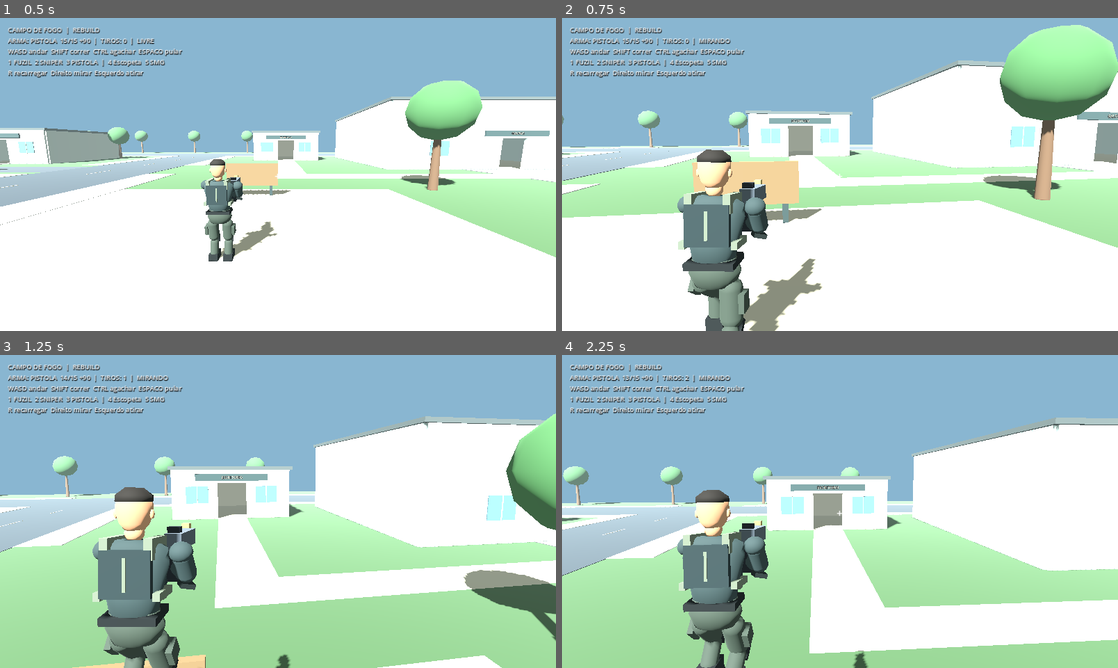
Above: before the commit, frames 1-4 (two rows, left to right).
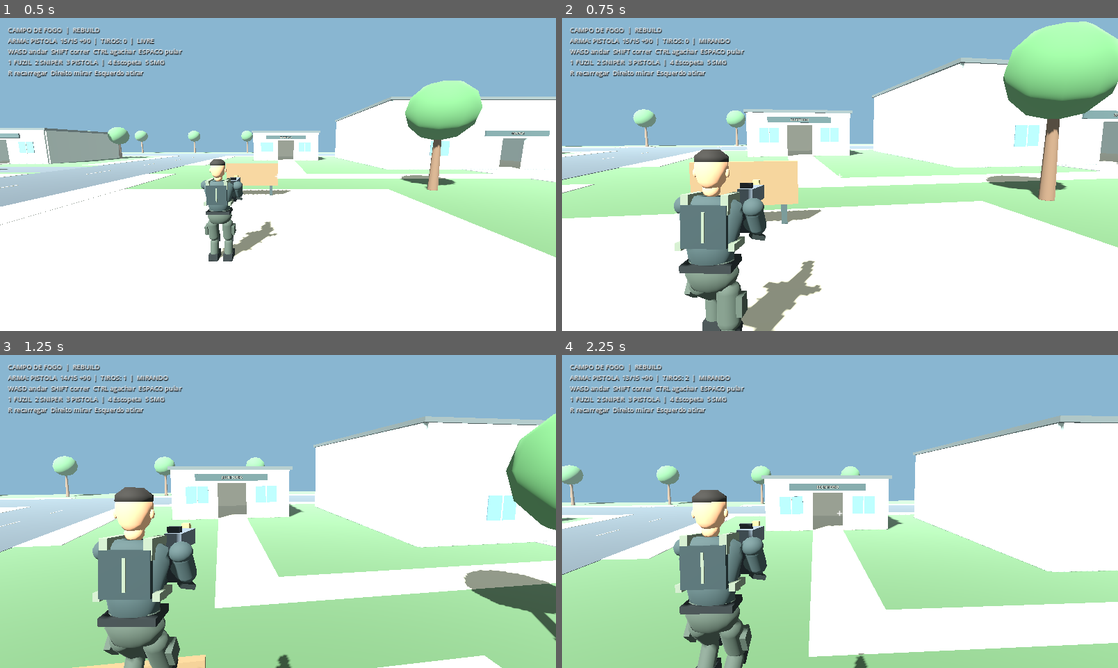
Above: after the commit, the same moments.

Repository: jaime66fla-crypto/gameteste
Game: Godot game, scene res://scenes/main.tscn
Same seed, same stepped clock (60 frames per second), same inputs: the game is played once before the commit and once after it.
Inputs (mouse positions are in pixels of both pictures, inside the frame that each line leads up to):
- Up to frame 1 (0.5 s): no input
- Up to frame 2 (0.75 s): tap Enter at 0.5 s; move the mouse to (867, 174) at 0.52 s; hold W (move_forward) from 0.53 s (still down); hold Right mouse button (aim) from 0.53 s (still down)
- Up to frame 3 (1.25 s): keep holding W (move_forward); keep holding Right mouse button (aim); tap Space (jump) at 0.77, 1.07 s; click (305, 511) at 0.8 s
- Up to frame 4 (2.25 s): keep holding W (move_forward); move the mouse to (812, 511) at 1.27 s; release Right mouse button (aim) at 1.28 s; click (812, 511) at 1.35 s; tap Space (jump) at 1.52, 1.82 s; right-click (812, 511) at 1.55 s; move the mouse to (851, 505) at 2.02 s; hold Right mouse button (aim) from 2.03 s (still down)

Frame 1 is identical in both runs. In frame 2, 6.2% of the frame differs, in the area x 0-100%, y 1-100%; in frame 3, less than 0.1%; in frame 4, 4.8%.

Commit message:
feat(godot): add closed sniper optic with adjustable real 4x-8x zoom

Diff:
--- a/godot/scripts/main.gd
+++ b/godot/scripts/main.gd
@@ -2,10 +2,12 @@
 
 const PlayerScript = preload("res://scripts/player.gd")
 const WorldPolishScript = preload("res://scripts/world_polish.gd")
+const ScopeScript = preload("res://scripts/sniper_scope.gd")
 const AmbientAudioScript = preload("res://scripts/ambient_audio.gd")
 var player: CharacterBody3D
 var hud: Label
 var crosshair: Label
+var scope_overlay: Control
 
 func _ready() -> void:
     _register_inputs()
@@ -89,6 +91,12 @@
 func _build_ui() -> void:
     var layer := CanvasLayer.new()
     add_child(layer)
+    scope_overlay = Control.new()
+    scope_overlay.name = "SniperScope"
+    scope_overlay.set_script(ScopeScript)
+    layer.add_child(scope_overlay)
+    scope_overlay.set_anchors_and_offsets_preset(Control.PRESET_FULL_RECT)
+    scope_overlay.visible = false
     hud = Label.new()
     hud.position = Vector2(18, 16)
     hud.add_theme_font_size_override("font_size", 15)
@@ -105,4 +113,9 @@
 
 func _process(_delta: float) -> void:
     if player and hud:
+        var scoped: bool = player.is_scope_active()
+        scope_overlay.visible = scoped
+        crosshair.visible = not scoped
+        if scoped:
+            scope_overlay.set_magnification(player.scope_zoom)
         hud.text = "CAMPO DE FOGO  |  REBUILD\n" + player.status_text() + "\nWASD andar  SHIFT correr  CTRL agachar  ESPACO pular\n1 FUZIL  2 SNIPER  3 PISTOLA  |  4 Escopeta  5 SMG\nR recarregar  Direito mirar  Esquerdo atirar"
--- a/godot/scripts/player.gd
+++ b/godot/scripts/player.gd
@@ -17,6 +17,8 @@
 var yaw := 0.0
 var pitch := -0.14
 var aiming := false
+var scope_zoom := 4.0
+var scope_was_active := false
 var crouching := false
 var ammo := MAG_SIZE
 var reloading := false
@@ -225,26 +227,48 @@
         jaime_animation_name = chosen
         jaime_animation.play(chosen, 0.16)
 
+func is_scope_active() -> bool:
+    return current_weapon == "sniper" and aiming and not reloading
+
 func _unhandled_input(event: InputEvent) -> void:
+    if event is InputEventMouseButton and event.pressed and is_scope_active():
+        if event.button_index == MOUSE_BUTTON_WHEEL_UP:
+            scope_zoom = clampf(scope_zoom + 1.0, 4.0, 8.0)
+            return
+        if event.button_index == MOUSE_BUTTON_WHEEL_DOWN:
+            scope_zoom = clampf(scope_zoom - 1.0, 4.0, 8.0)
+            return
     if event is InputEventKey and event.pressed and not event.echo:
         var key_slots := {KEY_1: "rifle", KEY_2: "sniper", KEY_3: "pistol", KEY_4: "shotgun", KEY_5: "smg"}
         if key_slots.has(event.physical_keycode):
             _equip_weapon(key_slots[event.physical_keycode])
     if event is InputEventKey and event.pressed and event.keycode == KEY_ESCAPE:
+        Input.action_release("aim")
+        aiming = false
         Input.mouse_mode = Input.MOUSE_MODE_VISIBLE
     if event is InputEventMouseButton and event.pressed and Input.mouse_mode == Input.MOUSE_MODE_VISIBLE:
         Input.mouse_mode = Input.MOUSE_MODE_CAPTURED
     if event is InputEventMouseMotion and Input.mouse_mode == Input.MOUSE_MODE_CAPTURED:
-        yaw -= event.relative.x * mouse_sensitivity
-        pitch = clampf(pitch - event.relative.y * mouse_sensitivity, -1.15, 0.95)
+        _apply_mouse_look(event.relative)
+
+func _apply_mouse_look(relative: Vector2) -> void:
+    var sensitivity := mouse_sensitivity / scope_zoom if is_scope_active() else mouse_sensitivity
+    yaw -= relative.x * sensitivity
+    pitch = clampf(pitch - relative.y * sensitivity, -1.15, 0.95)
 
 func _physics_process(delta: float) -> void:
     aiming = Input.is_action_pressed("aim")
     crouching = Input.is_action_pressed("crouch")
     rotation.y = yaw
     arm_pivot.rotation.x = pitch
+    var scoped := is_scope_active()
     var desired_fov := 52.0 if aiming else 72.0
-    camera.fov = lerpf(camera.fov, desired_fov, minf(1,delta * 10))
+    if scoped:
+        desired_fov = rad_to_deg(2.0 * atan(tan(deg_to_rad(72.0) * 0.5) / scope_zoom))
+    # Closing the optic restores the shoulder frame before showing the body.
+    camera.fov = desired_fov if scope_was_active and not scoped else lerpf(camera.fov, desired_fov, 1.0 - exp(-delta * 14.0))
+    avatar.visible = not scoped
+    scope_was_active = scoped
     var spring: SpringArm3D = camera.get_parent()
     spring.spring_length = lerpf(spring.spring_length, 2.15 if aiming else cam_distance, minf(1,delta * 9))
     arm_pivot.position.y = lerpf(arm_pivot.position.y, height * 0.59 if crouching else height * 0.86, minf(1,delta * 10))
@@ -358,8 +382,8 @@
     sphere.height = 0.17
     impact.mesh = sphere
     impact.material_override = _material(Color("#eacb91"))
+    get_tree().current_scene.add_child(impact)
     impact.global_position = point
-    get_tree().current_scene.add_child(impact)
     var tween := impact.create_tween()
     tween.tween_property(impact, "scale", Vector3.ZERO, 0.23)
     tween.tween_callback(impact.queue_free)
@@ -526,4 +550,6 @@
     if crouching:
         state += " / AGACHADO"
     var stats: Dictionary = WeaponData.stats(current_weapon)
+    if is_scope_active():
+        state = "LUNETA %.0f× | RODA: 4–8×" % scope_zoom
     return "ARMA: %s  %s/%s +%s  |  TIROS: %s  |  %s" % [stats["name"], ammo, stats["mag"], reserve_ammo[current_weapon], shots, "RECARREGANDO" if reloading else state]
--- /dev/null
+++ b/godot/scripts/sniper_scope.gd
@@ -0,0 +1,41 @@
+extends Control
+## Resolution-independent closed optic. Drawn locally, never consumes input.
+var magnification := 4.0
+
+func _ready() -> void:
+    mouse_filter = Control.MOUSE_FILTER_IGNORE
+    focus_mode = Control.FOCUS_NONE
+    resized.connect(queue_redraw)
+
+func set_magnification(value: float) -> void:
+    if not is_equal_approx(value, magnification):
+        magnification = value
+        queue_redraw()
+
+func _draw() -> void:
+    var center := size * 0.5
+    var radius := minf(size.x, size.y) * 0.44
+    if radius < 10:
+        return
+    var outer := size.length()
+    # Ring polygons form a circular hole without textures or stretched masks.
+    for segment in range(96):
+        var a := TAU * segment / 96.0
+        var b := TAU * (segment + 1) / 96.0
+        var near_a := Vector2(cos(a), sin(a))
+        var near_b := Vector2(cos(b), sin(b))
+        draw_colored_polygon(PackedVector2Array([center + near_a * radius, center + near_b * radius, center + near_b * outer, center + near_a * outer]), Color.BLACK)
+    draw_arc(center, radius, 0, TAU, 128, Color("#353b38"), 5.0, true)
+    var ink := Color("#101713")
+    var end := radius - 8.0
+    for axis in [Vector2.RIGHT, Vector2.DOWN]:
+        draw_line(center - axis * end, center - axis * 3, ink, 1.2, true)
+        draw_line(center + axis * 3, center + axis * end, ink, 1.2, true)
+    for tick in range(1, 5):
+        var distance := radius * tick * 0.14
+        var half_width := 5.0 if tick % 2 == 0 else 3.0
+        for side in [-1.0, 1.0]:
+            draw_line(center + Vector2(side * distance, -half_width), center + Vector2(side * distance, half_width), ink, 1.0, true)
+        draw_line(center + Vector2(-half_width, distance), center + Vector2(half_width, distance), ink, 1.0, true)
+    draw_circle(center, 1.5, Color("#b44437"))
+    draw_string(get_theme_default_font(), center + Vector2(-35, radius * 0.76), "%.0f×" % magnification, HORIZONTAL_ALIGNMENT_CENTER, 70, 20, Color("#cbd3c1"))
--- /dev/null
+++ b/godot/tests/sniper_scope.gd
@@ -0,0 +1,117 @@
+extends SceneTree
+var failures: Array[String] = []
+
+class Target extends StaticBody3D:
+    var damage := 0.0
+    func take_damage(amount: float) -> void:
+        damage += amount
+
+func _initialize() -> void:
+    call_deferred("_run")
+
+func _check(condition: bool, message: String) -> void:
+    if not condition:
+        failures.append(message)
+
+func _frames(count: int) -> void:
+    for frame in range(count):
+        await physics_frame
+        await process_frame
+
+func _run() -> void:
+    var scene = load("res://scenes/main.tscn").instantiate()
+    root.add_child(scene)
+    current_scene = scene
+    var player: CharacterBody3D = scene.get_node("Jaime")
+    player.position = Vector3(0, 0.1, 10)
+    player.set("yaw", 0.0)
+    player.set("pitch", 0.0)
+    player.call("_equip_weapon", "sniper")
+    Input.action_press("aim")
+    await _frames(45)
+    _check(player.has_method("is_scope_active"), "Sniper must expose scoped aim state")
+    var overlay: Control = scene.get("scope_overlay") if "scope_overlay" in scene else null
+    _check(overlay != null, "Closed scope overlay exists")
+    if player.has_method("is_scope_active") and overlay != null:
+        _check(player.call("is_scope_active"), "Right button opens sniper scope")
+        _check(overlay.visible, "Scope overlay visible while aiming")
+        _check(not (player.get("avatar") as Node3D).visible, "Avatar must not obstruct the optic")
+        _check(not (scene.get("crosshair") as Control).visible, "Normal crosshair is replaced by scope reticle")
+        _check(overlay.mouse_filter == Control.MOUSE_FILTER_IGNORE, "Scope must not intercept shooting or looking")
+        var camera: Camera3D = player.get("camera")
+        var base_tangent := tan(deg_to_rad(72.0) * 0.5)
+        _check(absf(base_tangent / tan(deg_to_rad(camera.fov) * 0.5) - 4.0) < 0.05, "Initial zoom is real 4x")
+        for click in range(12):
+            var wheel := InputEventMouseButton.new()
+            wheel.button_index = MOUSE_BUTTON_WHEEL_UP
+            wheel.pressed = true
+            player.call("_unhandled_input", wheel)
+        await _frames(45)
+        _check(absf(base_tangent / tan(deg_to_rad(camera.fov) * 0.5) - 8.0) < 0.05, "Zoom clamps at real 8x")
+        # Headless display cannot capture a cursor. Exercise the same look method used by the input handler.
+        for click in range(12):
+            var wheel := InputEventMouseButton.new()
+            wheel.button_index = MOUSE_BUTTON_WHEEL_DOWN
+            wheel.pressed = true
+            player.call("_unhandled_input", wheel)
+        await _frames(45)
+        _check(absf(base_tangent / tan(deg_to_rad(camera.fov) * 0.5) - 4.0) < 0.05, "Zoom clamps at minimum 4x")
+        for click in range(4):
+            var wheel := InputEventMouseButton.new()
+            wheel.button_index = MOUSE_BUTTON_WHEEL_UP
+            wheel.pressed = true
+            player.call("_unhandled_input", wheel)
+        await _frames(45)
+        var before_yaw: float = player.get("yaw")
+        player.call("_apply_mouse_look", Vector2(100, 0))
+        _check(absf(float(player.get("yaw")) - before_yaw) < 0.0625, "8x reduces mouse sensitivity")
+        player.set("yaw", 0.0)
+        await _frames(5)
+        var target := Target.new()
+        var collision := CollisionShape3D.new()
+        var box := BoxShape3D.new()
+        box.size = Vector3(2, 2, 0.5)
+        collision.shape = box
+        target.add_child(collision)
+        target.position = camera.global_position - camera.global_basis.z * 20.0
+        scene.add_child(target)
+        await _frames(2)
+        # Exercise the production shot path; cursor capture is unavailable in headless display.
+        player.call("_shoot")
+        await _frames(2)
+        _check(target.damage > 0, "Scoped shot hits the target under the center reticle")
+        _check(int(player.get("ammo")) == 4, "Scoped fire consumes one sniper round")
+        var start := player.position
+        Input.action_press("move_forward")
+        await _frames(15)
+        Input.action_release("move_forward")
+        _check(player.position.distance_to(start) > 0.5, "Movement remains available while scoped")
+        player.call("_reload")
+        await _frames(2)
+        _check(not player.call("is_scope_active") and not overlay.visible, "Reload closes the scope")
+        player.call("_equip_weapon", "rifle")
+        await _frames(45)
+        _check(not overlay.visible, "Switching to rifle removes sniper mask")
+        _check((player.get("avatar") as Node3D).visible, "Avatar returns for shoulder aim")
+        _check(absf(camera.fov - 52.0) < 0.1, "Rifle retains normal shoulder zoom")
+        Input.action_release("aim")
+        await _frames(45)
+        _check(absf(camera.fov - 72.0) < 0.1, "Releasing aim restores normal FOV")
+        player.call("_equip_weapon", "sniper")
+        Input.action_press("aim")
+        await _frames(5)
+        var escape := InputEventKey.new()
+        escape.keycode = KEY_ESCAPE
+        escape.pressed = true
+        player.call("_unhandled_input", escape)
+        await _frames(5)
+        _check(not overlay.visible and not player.call("is_scope_active"), "Escape closes scoped aim")
+    Input.action_release("aim")
+    Input.action_release("fire")
+    Input.action_release("move_forward")
+    scene.queue_free()
+    await process_frame
+    for failure in failures:
+        printerr(failure)
+    print("SNIPER SCOPE: ", "PASS" if failures.is_empty() else "FAIL")
+    quit(0 if failures.is_empty() else 1)
